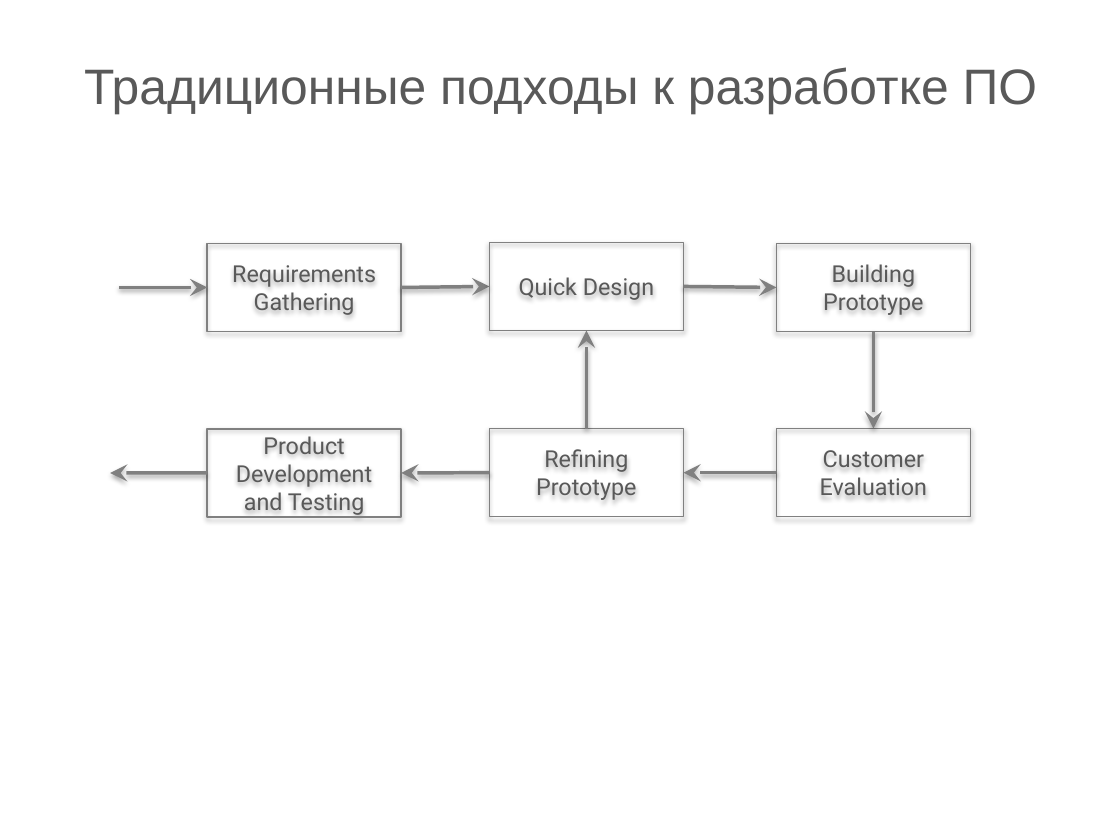
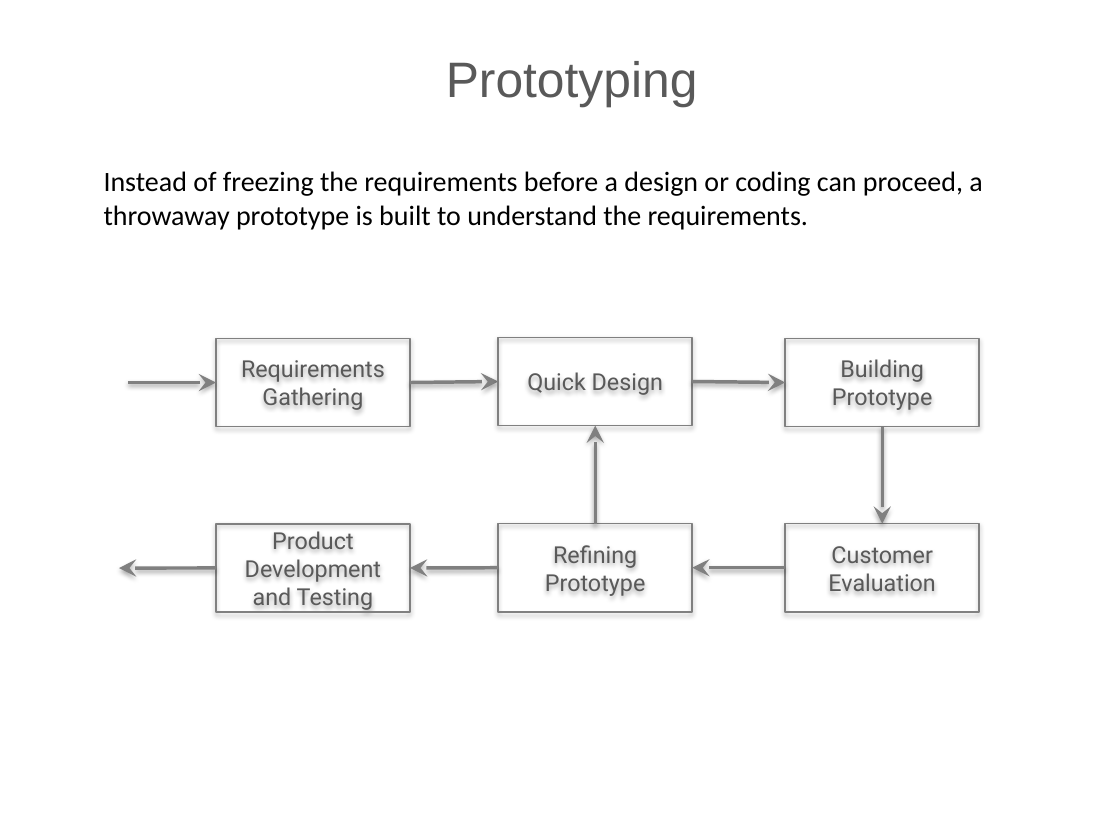
Before and after one commit to BigRacer/swtesting, a slide deck: slide 11 of 6.SDLC/SDLC models.pptx (slide 9 before the commit). Drawn at 1120x840 pixels with LibreOffice and Linux fonts; fonts in the diff are those of the drawing; background and template pictures are left out. Boxes give left, top, right and bottom in pixels: in the first picture for what was removed or moved away, otherwise in the second. Text is boxed around its words. In the diff, an @@ line names an element or a change of style, - is before the commit and + after.

```diff
--- a/6.SDLC/SDLC models.pptx
+++ b/6.SDLC/SDLC models.pptx
@@ text at bbox=[446, 61, 698, 108]: text changed @@
-Традиционные подходы к разработке ПО
+Prototyping
@@ text added at bbox=[104, 171, 982, 230], 18 pt, text #000000 @@
+Instead of freezing the requirements before a design or coding can proceed, a throwaway prototype is built to understand the requirements.
@@ 8 arrows, 6 rectangles: place and size @@
-8 arrows, 6 rectangles at bbox=[110, 242, 970, 517]
+8 arrows, 6 rectangles at bbox=[119, 337, 979, 613]
```
Also in this commit, not shown: 5 other slides changed, 4 slides added, 2 slides removed.
